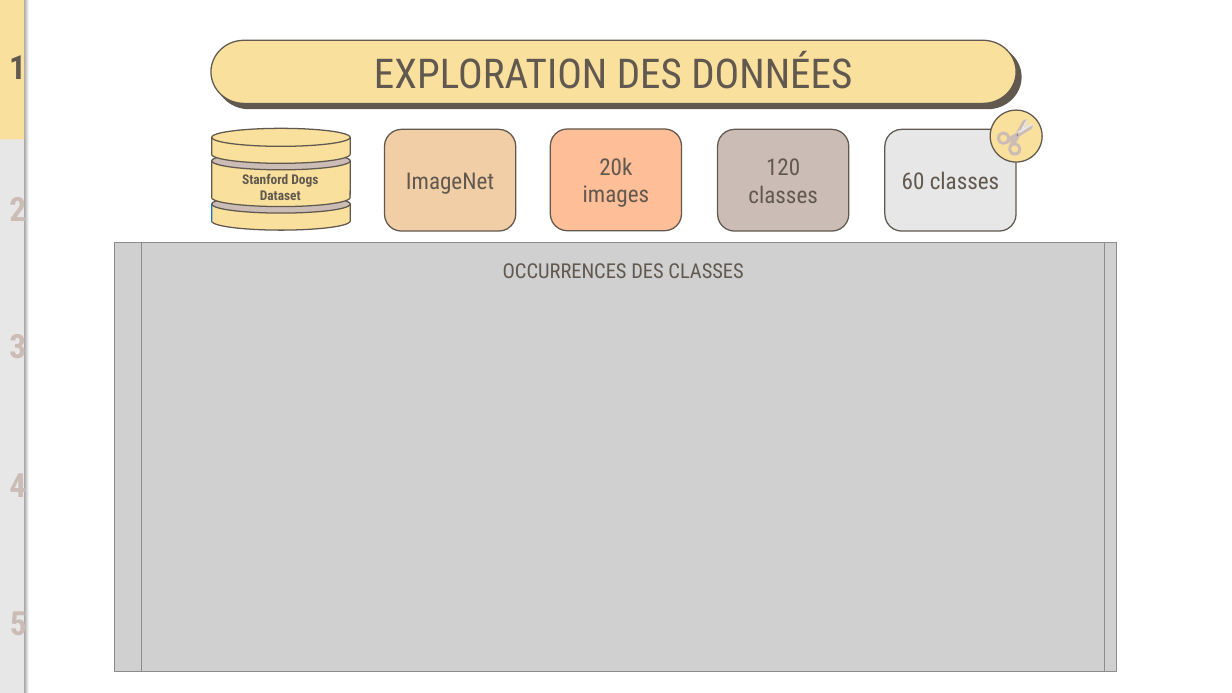
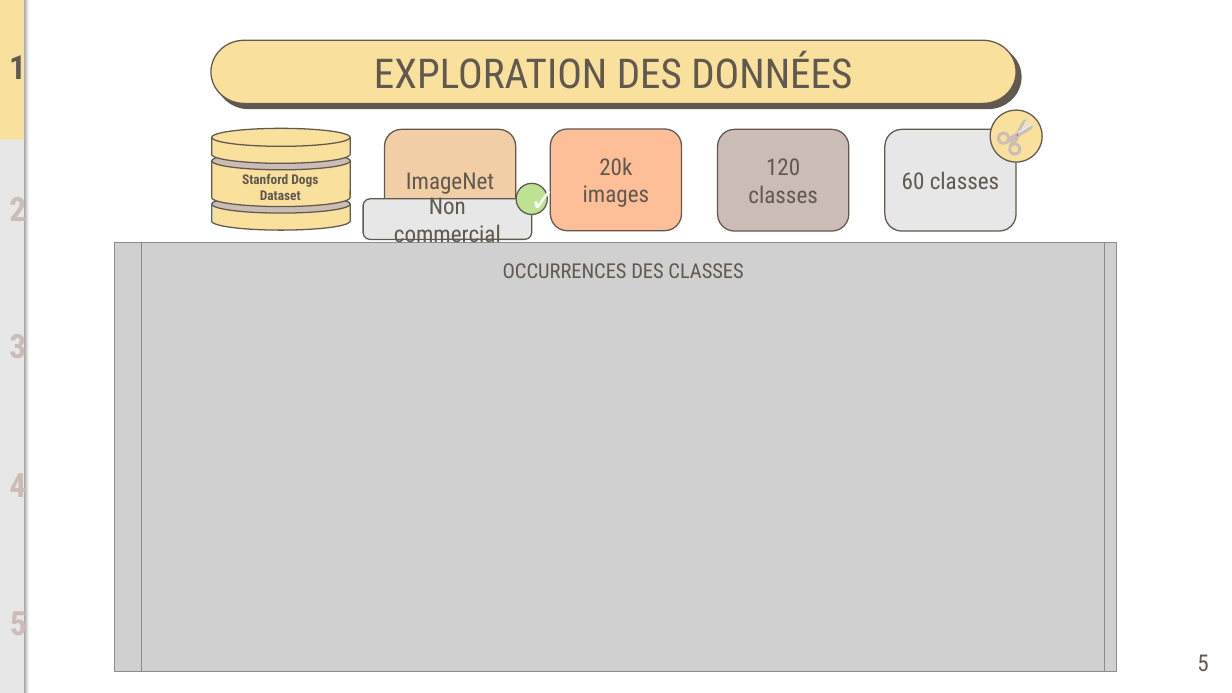
Before and after one commit to BiGHeaDMaX/Identifier-Races-Chiens-avec-TensorFlow, a slide deck: slide 5 of 05 - Présentation.pptx. Drawn at 1232x693 pixels with LibreOffice and Linux fonts; fonts in the diff are those of the drawing; grey boxes stand for pictures. Boxes give left, top, right and bottom in pixels: in the first picture for what was removed or moved away, otherwise in the second. Text is boxed around its words. In the diff, an @@ line names an element or a change of style, - is before the commit and + after.

```diff
--- a/05 - Présentation.pptx
+++ b/05 - Présentation.pptx
@@ rounded rectangle added at [363,199,531,239], fill #E7E7E7, outline #61594F 1 pt, 18 pt, text #61594F @@
+Non commercial
@@ ellipse added at [517,183,548,214], fill #BCE292, outline #61594F 1 pt, 24 pt, text #FFFFFF, bold @@
+✓
@@ page number added at [1197,654,1208,671], 18 pt, text #61594F @@
+5
```
Also in this commit, not shown: 20 other slides changed.
